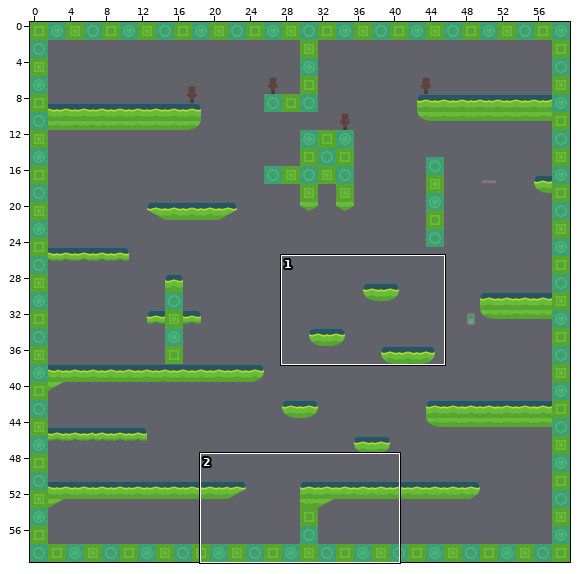
A Tiled map gets an edit: ProyectosHito3/KOTJ_hito_Presentacion/resources/mapas/mapaLaberinto.tmx. The first picture is a wide view before the edit; the outline marks the close-up.
Close-up. The starting point:
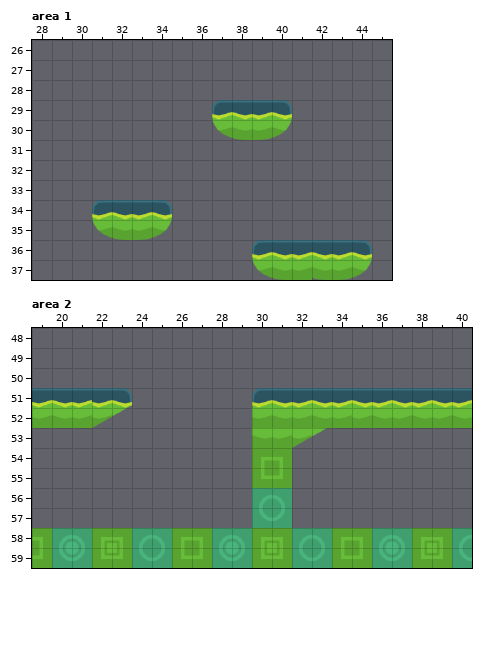
Cells are 32x32 px. Shown: area 1 x 28..45, y 26..37; area 2 x 19..40, y 48..59. The commit also changed other parts of the map, which this record leaves out.
New version:
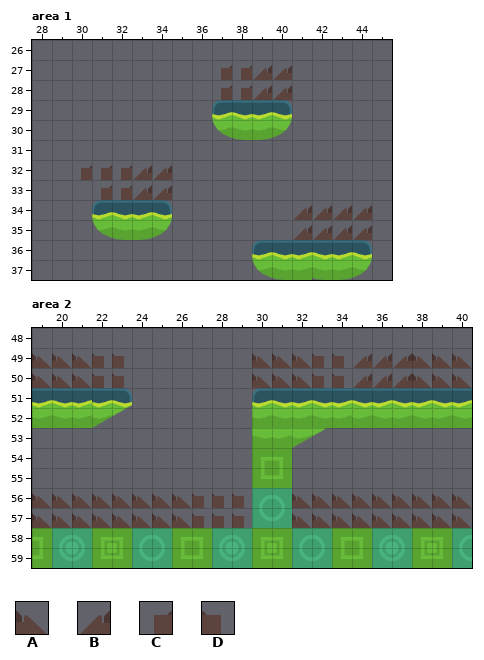
Key: from "tilesheet_complete": A 913, B 914, C 916, D 919.
_ is an empty cell, . an unchanged one.
Tiles of an added or newly shown layer are drawn over the layers below it.
Diff:
--- layer "IA subir" (now shown), area 1
@@ x 37..40 @@
-27 ____
-28 ____
+27 CCBB
+28 CCBB
@@ x 30..44 @@
-32 _____..........
-33 .____..........
-34 ...........____
-35 ...........____
+32 CCCBB..........
+33 .CCBB..........
+34 ...........BBBB
+35 ...........BBBB
--- layer "IA subir" (now shown), area 2
@@ x 19..40 @@
-49 _____......___________
-50 _____......___________
+49 AAADD......AAADDBBBAAA
+50 AAADD......AAADDBBBAAA
@@ x 19..40 @@
-56 ___________.._________
-57 ___________.._________
+56 AAAAAAAADDD..AAAAAAAAA
+57 AAAAAAAADDD..AAAAAAAAA
Changed places in both close-ups, as pixel boxes (x1, y1, x2, y2):
added: (221, 65, 292, 100)
added: (81, 165, 172, 200)
added: (294, 205, 372, 240)
added: (32, 353, 124, 388)
added: (252, 353, 471, 388)
added: (32, 493, 244, 528)
added: (292, 493, 471, 528)
